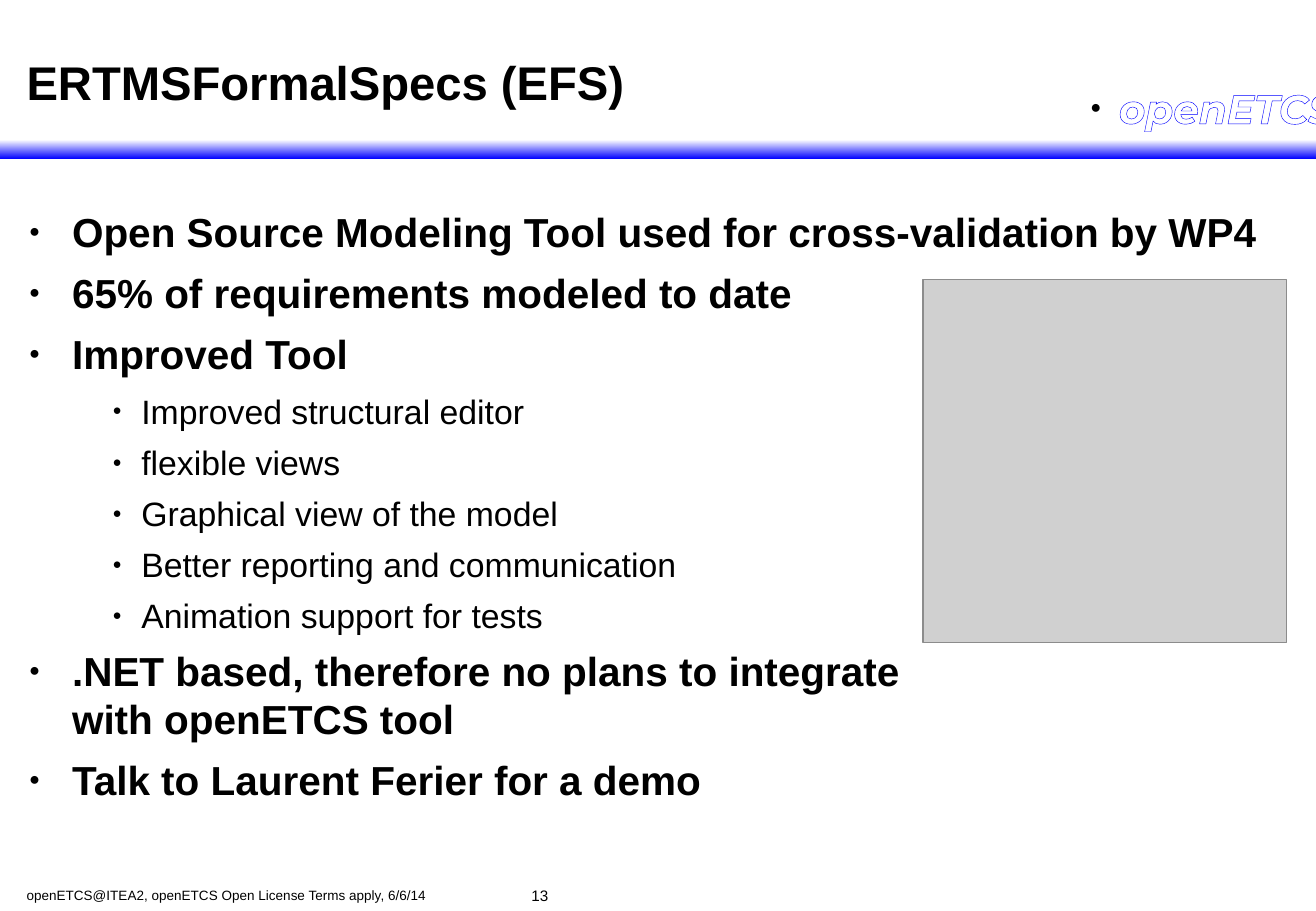
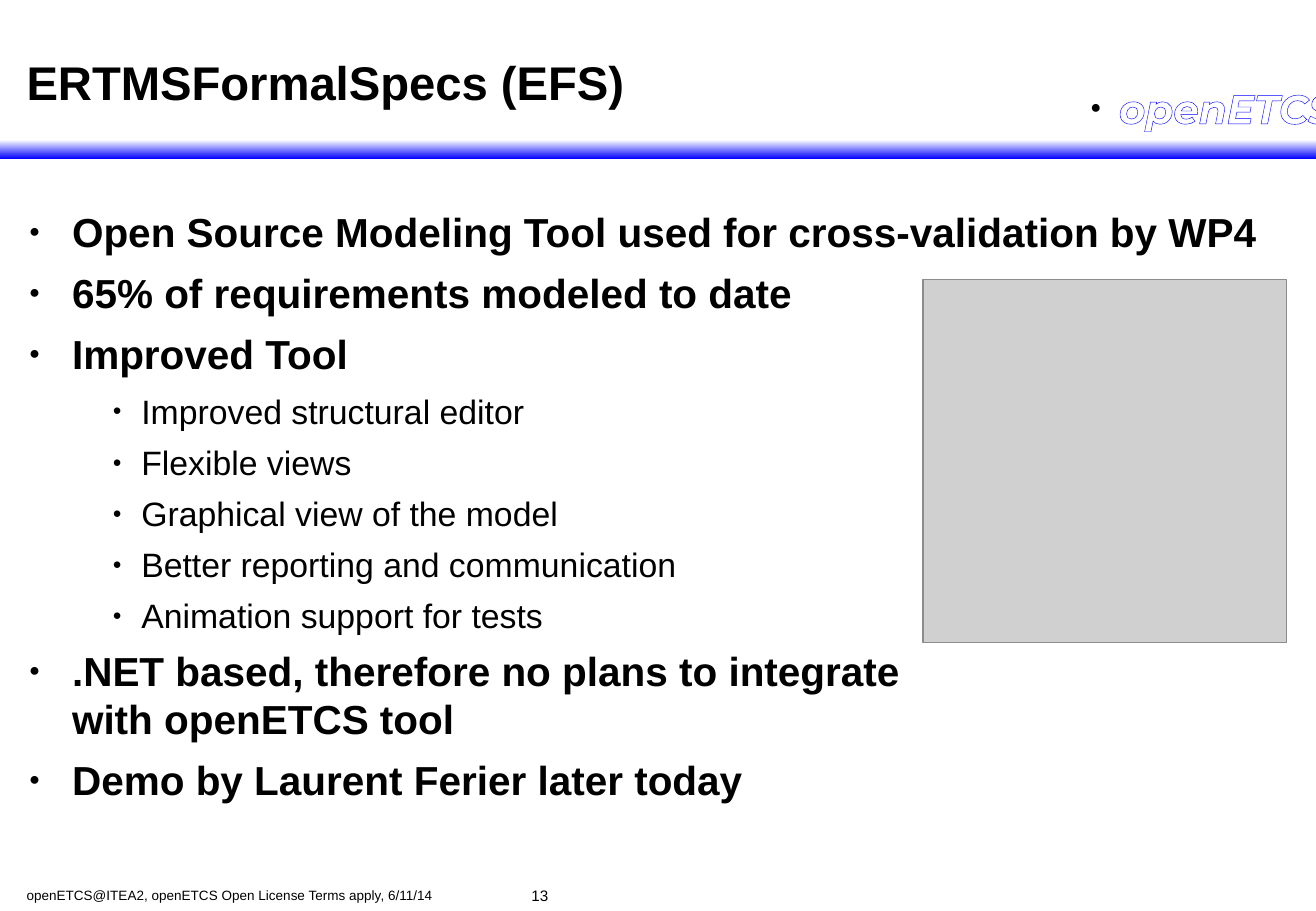
Before and after one commit to openETCS/toolchain, a slide deck: slide 13 of itea_Reviews/2014/2014_06_itea_Review.odp. Drawn at 1316x911 pixels with LibreOffice and Linux fonts; fonts in the diff are those of the drawing; grey boxes stand for pictures; background and template pictures are left out. Boxes give left, top, right and bottom in pixels: in the first picture for what was removed or moved away, otherwise in the second. Text is boxed around its words. In the diff, an @@ line names an element or a change of style, - is before the commit and + after.

```diff
--- a/itea_Reviews/2014/2014_06_itea_Review.odp
+++ b/itea_Reviews/2014/2014_06_itea_Review.odp
@@ text at [141, 450, 351, 476]: text changed @@
-      ● flexible views
+      ● Flexible views
@@ text at [72, 765, 742, 803]: text changed @@
-● Talk to Laurent Ferier for a demo
+● Demo by Laurent Ferier later today
@@ text at [27, 890, 432, 903]: text changed @@
-openETCS@ITEA2, openETCS Open License Terms apply, 6/6/14
+openETCS@ITEA2, openETCS Open License Terms apply, 6/11/14
```
Also in this commit, not shown: 18 other slides changed, 1 other file.
